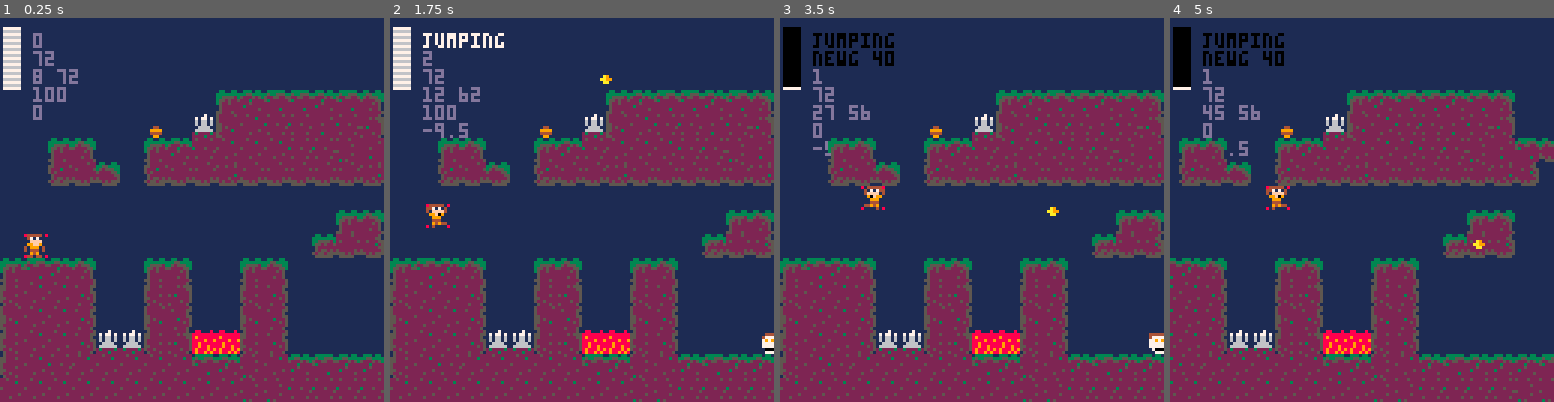
Above: before the commit, frames 1-4 (left to right).
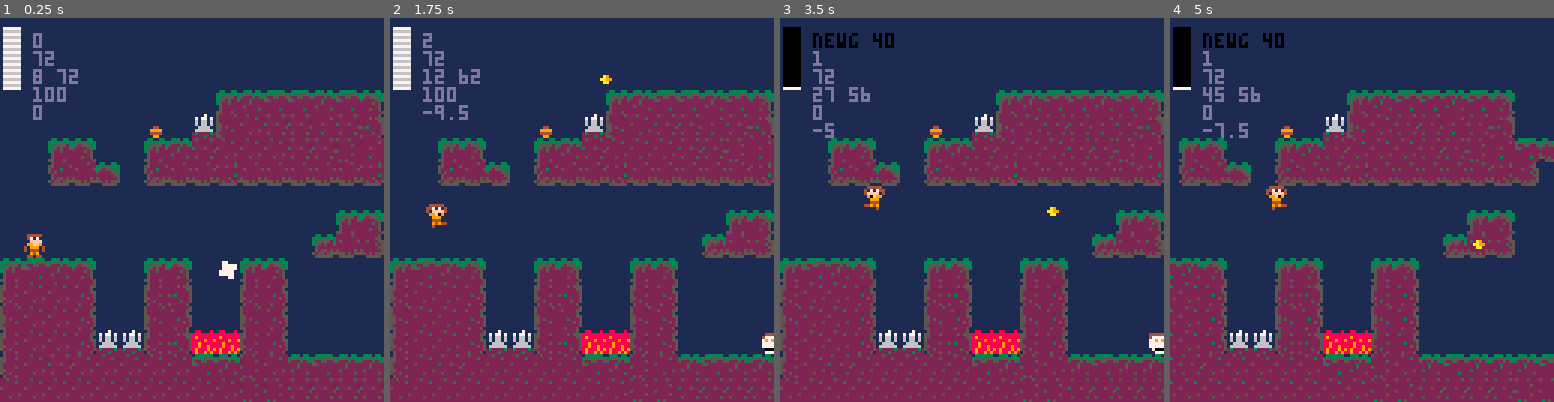
Above: after the commit, the same moments.

Repository: RicoP/picowiese
Game: PICO-8 cartridge mmm.p8
The game is run twice, just before and just after one commit, with the same random seed, the same clock (stepped at 60 frames per second) and the same inputs.
Inputs:
- Up to frame 1 (0.25 s): no input
- Up to frame 2 (1.75 s): tap X (X key) at 0.33, 1.07 s; tap O (Z key) at 0.7, 1.7 s; hold Right from 1.6 s (still down)
- Up to frame 3 (3.5 s): tap X (X key) at 1.85, 2.97 s; release Right at 2.1 s; tap O (Z key) every 0.4 s from 2.1 to 3.3 s; hold Up 2.15-2.42 s; hold Right 2.47-3.03 s; hold Left from 3.08 s (still down)
- Up to frame 4 (5 s): release Left at 3.58 s; hold Down 3.63-3.97 s; tap O (Z key) every 0.4 s from 3.7 to 4.9 s; hold Right 4.02-4.68 s; tap X (X key) at 4.08 s; hold Up from 4.73 s (still down)

The runs differ from the first frame. In frame 1, 0.2% of the frame differs, in the area x 6-62%, y 56-68%; in frame 2, 1.3%; in frame 3, 1.4%; in frame 4, 1.5%, in the area x 8-32%, y 3-50%.

Commit message:
kill behaviour

Diff:
--- a/mmm.p8
+++ b/mmm.p8
@@ -14,6 +14,9 @@
 
 --enemies
 enemy_skull = 64
+
+--entities
+entity_explosion1 = 35
 
 --player
 p = {x = 10, y = 10}
@@ -39,6 +42,9 @@
 --items
 items = {}
 
+--entities
+entities = {}
+
 --enemies
 enemies = {}
 enemy_health = 40
@@ -63,6 +69,12 @@
  else
   return o
  end
+end
+
+function clamp(v, mi, ma)
+ if v < mi then return mi end
+ if v > ma then return ma end
+ return v
 end
 
 function _init()
@@ -89,6 +101,14 @@
     e.health = enemy_health
 				add(enemies,e)
    end
+   if t == entity_explosion1 then
+    mset(x,y,0)
+    local e = {}
+    e.x,e.y = x*8,y*8
+    e.velx,e.vely=2,2
+    e.tile = t
+    add(entities,e)
+   end
   end
  end
 end
@@ -134,8 +154,14 @@
   end
  end
 
+ --enemy logic
  for e in all(enemies) do
   enemy_update(e)
+ end
+
+ --entity logic
+ for e in all(entities) do
+  entity_update(e)
  end
 
  color(13)
@@ -173,14 +199,18 @@
   enemy_draw(e)
  end
 
+ for e in all(entities) do
+  entity_draw(e)
+ end
+
  palt(0, true)
  palt(14, false)
 
  --debug
- pset(p.x, p.y, 8)
- pset(p.x+7, p.y, 8)
- pset(p.x, p.y+7, 8)
- pset(p.x+7, p.y+7, 8)
+ --pset(p.x, p.y, 8)
+ --pset(p.x+7, p.y, 8)
+ --pset(p.x, p.y+7, 8)
+ --pset(p.x+7, p.y+7, 8)
 
  camera()
 
@@ -222,9 +252,27 @@
  p.stuned = 30
  p.iframes = 60
  p.health -= damage
- sfx(1)
-end
-
+ p.health = clamp(p.health,0,100)
+ if p.health == 0 then
+  kill_hero()
+ else
+  sfx(1)
+ end
+end
+
+function kill_hero()
+ for i=0,8 do
+		local e = {}
+		e.x,e.y = p.x,p.y
+		e.velx,e.vely=(i%3)-1,((i+1)%3)-1
+		e.tile = entity_explosion1
+		add(entities,e)
+ end
+end
+
+function heal_hero(healing)
+ p.health += healing
+end
 -->8
 -- movement functions
 
@@ -248,7 +296,7 @@
 function apply_hero_jumping()
  if p.jumpvel >= 0 then return end
 
- print("jumping")
+ --print("jumping")
 
  local y = p.y
 
@@ -381,6 +429,13 @@
   end
 end
 
+function entity_update(e)
+ if e.velx and e.vely then
+  e.x += e.velx
+  e.y += e.vely
+ end
+end
+
 function create_item(t, x, y)
  local i = {}
  i.x,i.y = x,y
@@ -430,6 +485,16 @@
  if e.iframes > 0 and (g_frame % 2) == 0 then return end
 
  spr(e.tile, e.x, e.y, 1, 1, e.direction == -1)
+end
+
+function entity_draw(e)
+ if e.tile == entity_explosion1 then
+  local tile = e.tile
+  local flipt = g_frame % 20 < 10
+  if g_frame % 40 < 20 then tile+=1 end
+
+  spr(tile, e.x, e.y, 1, 1, flipt)
+ end
 end
 __gfx__
 00000000e44444eee44444eee44444eee44444ee0330033003330330033333300330033003300330033303300333333003300330000000000000000000000000
@@ -448,14 +513,14 @@
 ee9999ee4e444eeeee444eeeeee49eeeeee94eee5522232222222252222225222222252500000000000000000000000000000000000000000000000000000000
 ee4444eeee949eeeee94944ee4994eeeee4994ee5222222222252222222222222222222500000000000000000000000000000000000000000000000000000000
 eee99eeee44e44eeee4eeeeee44e44eeee44e44e5522222222222222232522222252225000000000000000000000000000000000000000000000000000000000
-eeeeeeee00007000e44444ee00000000000000000522222225222252222222222222225000000000000000000000000000000000000000000000000000000000
-eeeeeeee07077070e47878ee00000000000000005522252222222222222222522225255500000000000000000000000000000000000000000000000000000000
-eeea9eee06066060eeff0fee00000000000000005522222222222222222222222222225500000000000000000000000000000000000000000000000000000000
-eeaa99ee06066060e99f09ee00000000000000005222222232225222222522222222222500000000000000000000000000000000000000000000000000000000
-eeeaaeee006666004e999e4e00000000000000005222252222222225222222225232222500000000000000000000000000000000000000000000000000000000
-eeeeeeee066666604e444e4e00000000000000005522222222222222222222222222222500000000000000000000000000000000000000000000000000000000
-eeeeeeee23222232ee949eee00000000000000005225222225222252222322222222522500000000000000000000000000000000000000000000000000000000
-eeeeeeee22223222e44e44ee00000000000000000522252222222222222222225222225000000000000000000000000000000000000000000000000000000000
+eeeeeeee00007000e44444eeeeee77eeeeeeeeee0522222225222252222222222222225000000000000000000000000000000000000000000000000000000000
+eeeeeeee07077070e47878eeee7777eeeeee77ee5522252222222222222222522225255500000000000000000000000000000000000000000000000000000000
+eeea9eee06066060eeff0fee7777777ee77777ee5522222222222222222222222222225500000000000000000000000000000000000000000000000000000000
+eeaa99ee06066060e99f09ee7777777ee77777ee5222222232225222222522222222222500000000000000000000000000000000000000000000000000000000
+eeeaaeee006666004e999e4ee7777777ee77777e5222252222222225222222225232222500000000000000000000000000000000000000000000000000000000
+eeeeeeee066666604e444e4ee7777777ee77777e5522222222222222222222222222222500000000000000000000000000000000000000000000000000000000
+eeeeeeee23222232ee949eeeee7777eeee77eeee5225222225222252222322222222522500000000000000000000000000000000000000000000000000000000
+eeeeeeee22223222e44e44eeee77eeeeeeeeeeee0522252222222222222222225222225000000000000000000000000000000000000000000000000000000000
 00000000088000800000000000000000000000000522222222222252222225222222225000000000000000000000000000000000000000000000000000000000
 00000000888888880000000000000000000000005522222552252252222222222222255000000000000000000000000000000000000000000000000000000000
 00000000898888880000000000000000000000005222322222222222252222252252225500000000000000000000000000000000000000000000000000000000
@@ -484,7 +549,7 @@
 00000508000005062616161626261727070c0000000000000000000000000000000000000000000000000000000000000000000000000000000000000000000000000000000000000000000000000000000000000000000000000000000000000000000000000000000000000000000000000000000000000000000000000000
 000035370c003537373637373737373638000000000000000000000000000000000000000000000000000000000000000000000000000000000000000000000000000000000000000000000000000000000000000000000000000000000000000000000000000000000000000000000000000000000000000000000000000000
 0000000000000000000000000000000000000000000000000000000000000000000000000000000000000000000000000000000000000000000000000000000000000000000000000000000000000000000000000000000000000000000000000000000000000000000000000000000000000000000000000000000000000000
-0000000000000000000000000000050800000000000000000000000000000000000000000000000000000000000000000000000000000000000000000000000000000000000000000000000000000000000000000000000000000000000000000000000000000000000000000000000000000000000000000000000000000000
+0000000000000023000000000000050800000000000000000000000000000000000000000000000000000000000000000000000000000000000000000000000000000000000000000000000000000000000000000000000000000000000000000000000000000000000000000000000000000000000000000000000000000000
 0001000000000000000000000009373800000000000000000000000000000000000000000000000000000000000000000000000000000000000000000000000000000000000000000000000000000000000000000000000000000000000000000000000000000000000000000000000000000000000000000000000000000000
 0507060800000508000005080000000000000000000000000000000000000000000000000000000000000000000000000000000000000000000000000000000000000000000000000000000000000000000000000000000000000000000000000000000000000000000000000000000000000000000000000000000000000000
 2516161800002528000025180000000000000000000000000000000000000000000000000000000000000000000000000000000000000000000000000000000000000000000000000000000000000000000000000000000000000000000000000000000000000000000000000000000000000000000000000000000000000000
